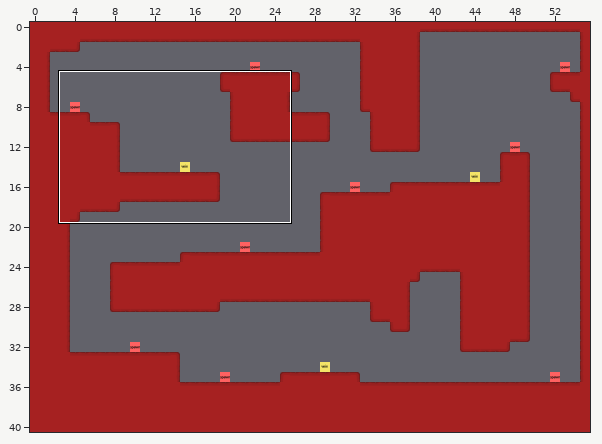
One commit to this Tiled map: GlamourJam/GlamourJamContent/testmap.tmx. Above, an overview of the earlier version with the close-up marked.
Close-up. Before:
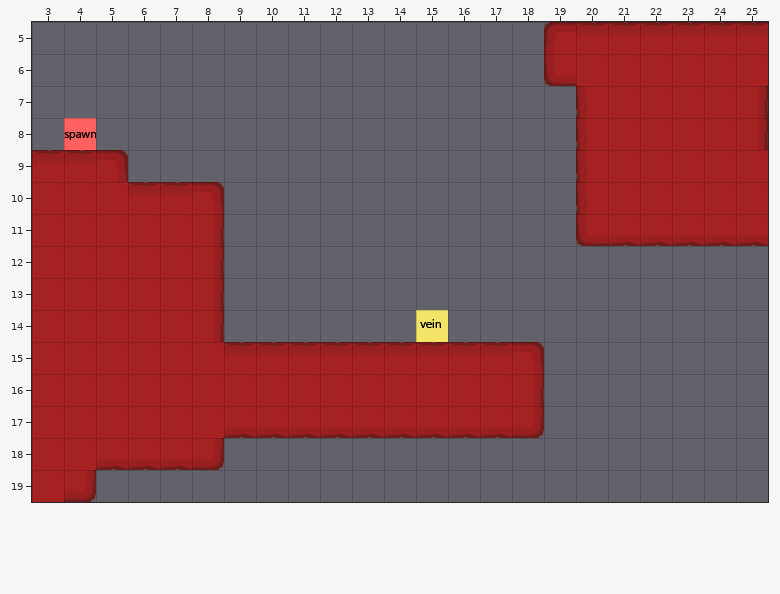
Cells are 32x32 px. Shown: x 3..25, y 5..19.
New version:
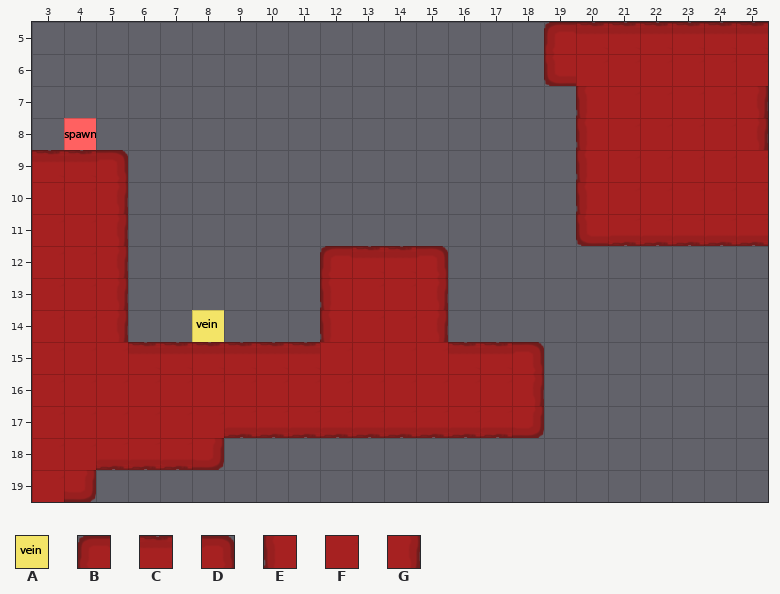
Key: from "tileset32": A 3, B 4, C 5, D 6, E 8, F 9, G 10.
_ is an empty cell, . an unchanged one.
Difference:
--- layer "Tile Layer 1"
@@ x 5..15 @@
-10 FCCD.......
-11 FFFG.......
-12 FFFG...____
-13 FFFG...____
-14 FFFG...___A
-15 .FFF...CCCC
+10 G___.......
+11 G___.......
+12 G___...BCCD
+13 G___...EFFG
+14 G__A...EFFG
+15 .CCC...FFFF
Boxes around the changes in both close-ups, in picture pixels (x1, y1, x2, y2):
changed: (117, 182, 224, 354)
changed: (320, 246, 448, 354)
